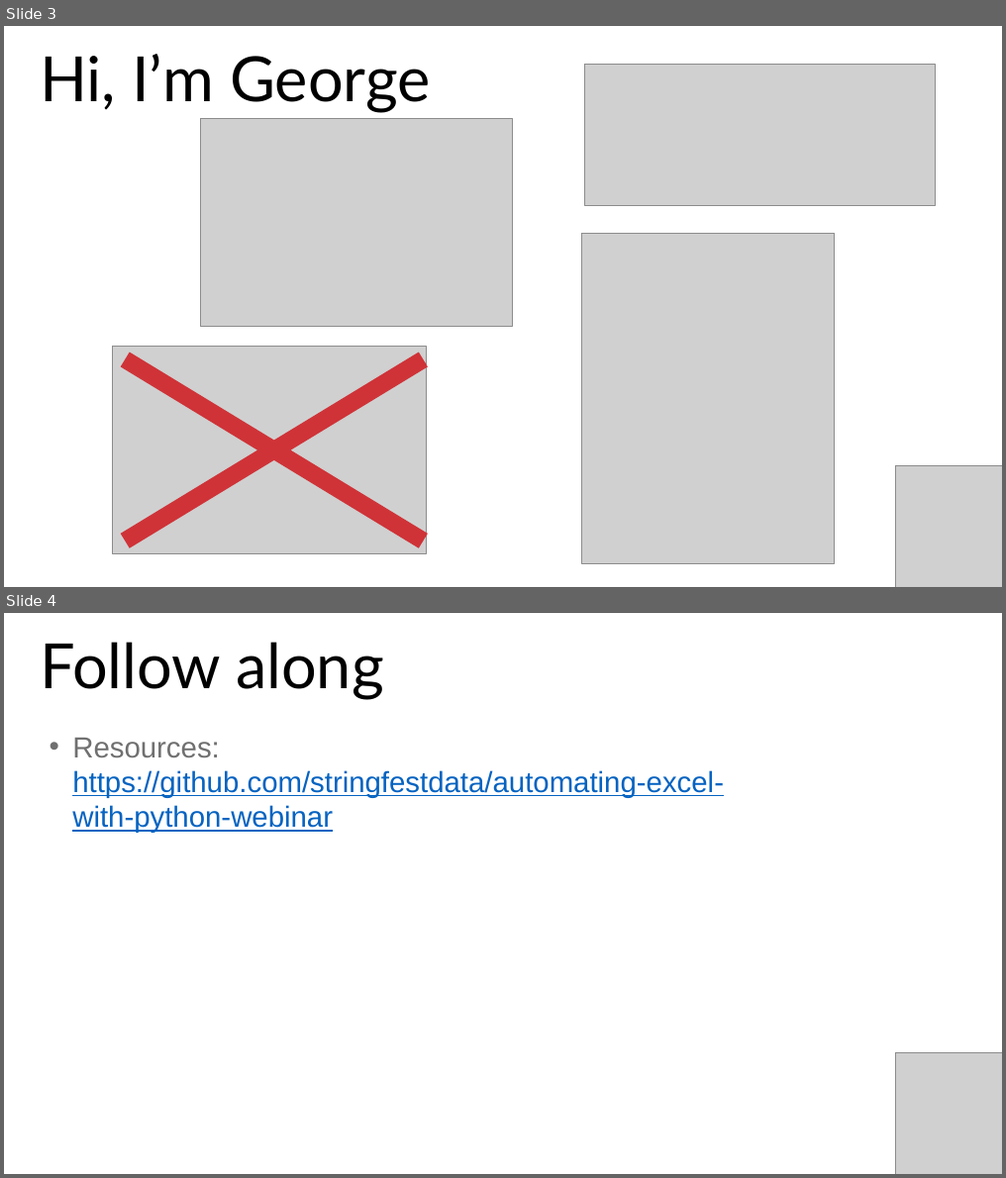
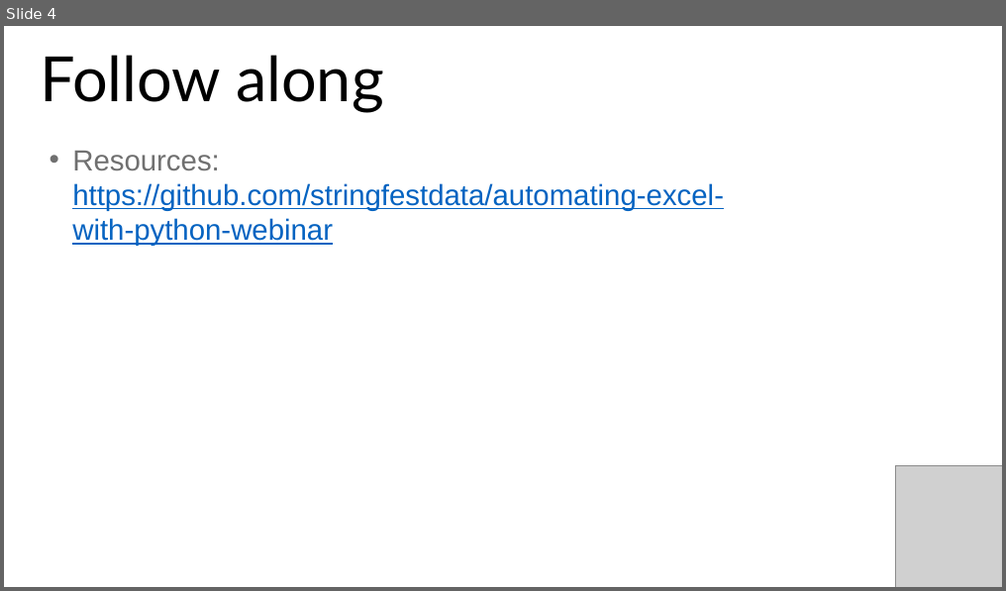
Before and after one commit to izuebenebe/automating-excel-with-python-webinar, a slide deck: automating-excel-with-python.pptx. Shown one above the other, each under a label of ours: slides 3 and 4 before the commit, slide 4 after it. The pictures are 1006x1178 and 1006x591 pixels, drawn with LibreOffice and Linux fonts; fonts in the diff are those of the drawing; grey boxes stand for pictures. Boxes give left, top, right and bottom in pixels: in the first picture for what was removed or moved away, otherwise in the second. Text is boxed around its words. In the diff, an @@ line names an element or a change of style, - is before the commit and + after.

```diff
--- a/automating-excel-with-python.pptx
+++ b/automating-excel-with-python.pptx
@@ slide 3 removed at bbox=[4, 26, 1002, 587], background #FFFFFF @@
@@ text removed at bbox=[40, 54, 430, 113] @@
-Hi, I’m George
@@ picture removed at bbox=[585, 65, 936, 205] @@
@@ picture removed at bbox=[200, 118, 512, 325] @@
@@ picture removed at bbox=[581, 233, 835, 565] @@
@@ cross removed at bbox=[4, 276, 561, 587] @@
@@ picture removed at bbox=[113, 347, 426, 554] @@
@@ picture removed at bbox=[896, 466, 1002, 587] @@
```
Also in this commit, not shown: 1 slide changed, 5 slides added, 1 other slide removed, 2 other files.
